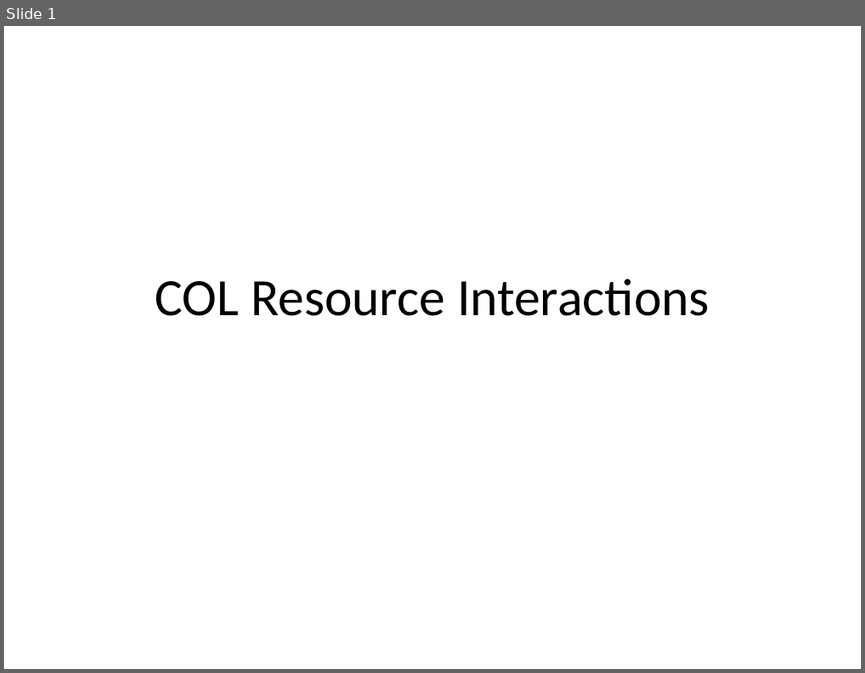
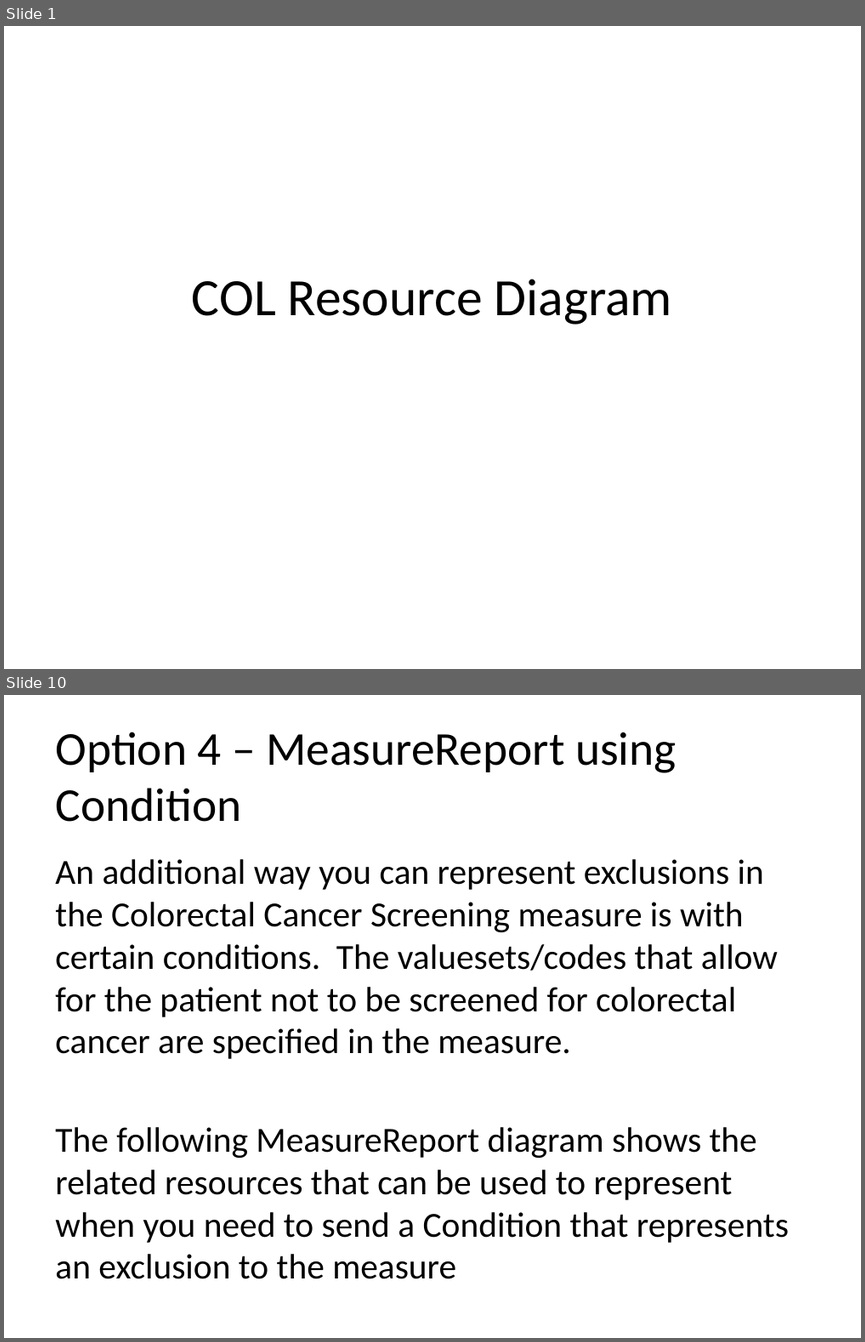
Before and after one commit to HL7/davinci-deqm, a slide deck: source/pages/assets/images/source/DEQM Resource Diagram - COL.pptx. Shown one above the other, each under a label of ours: slide 1 before the commit, slides 1 and 10 after it; the slides between them are not shown. The pictures are 865x673 and 865x1342 pixels, drawn with LibreOffice and Linux fonts; fonts in the diff are those of the drawing. Boxes give left, top, right and bottom in pixels: in the first picture for what was removed or moved away, otherwise in the second. Text is boxed around its words. In the diff, an @@ line names an element or a change of style, - is before the commit and + after.

```diff
--- a/source/pages/assets/images/source/DEQM Resource Diagram - COL.pptx
+++ b/source/pages/assets/images/source/DEQM Resource Diagram - COL.pptx
@@ slide 10 added at box(4, 695, 861, 1338), background #FFFFFF @@
@@ title added at box(55, 732, 676, 822), 39.6 pt, text #000000 @@
+Option 4 – MeasureReport using Condition
@@ text added at box(55, 859, 789, 1279), 29.6 pt, text #000000 @@
+An additional way you can represent exclusions in the Colorectal Cancer Screening measure is with certain conditions. The valuesets/codes that allow for the patient not to be screened for colorectal cancer are specified in the measure.
+The following MeasureReport diagram shows the related resources that can be used to represent when you need to send a Condition that represents an exclusion to the measure
@@ slide 1 changed as well @@
@@ title at box(192, 278, 672, 324): text changed @@
-COL Resource Interactions
+COL Resource Diagram
```
Also in this commit, not shown: 4 other slides changed, 5 other slides added, 21 other files.
